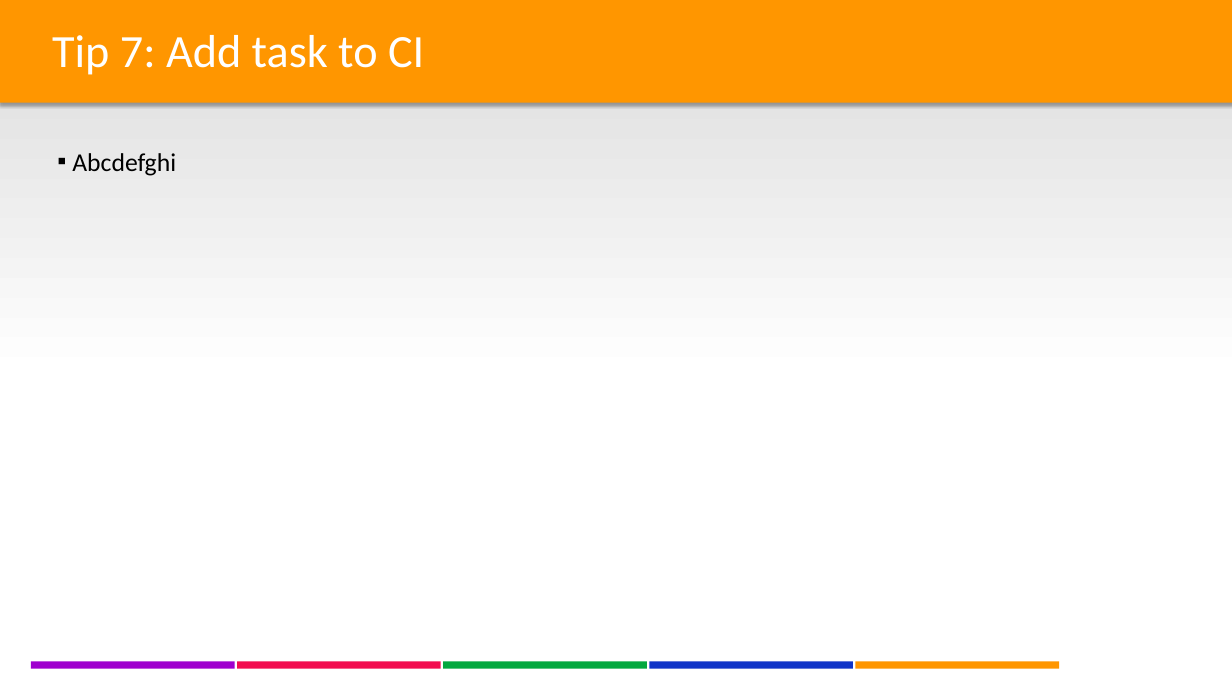
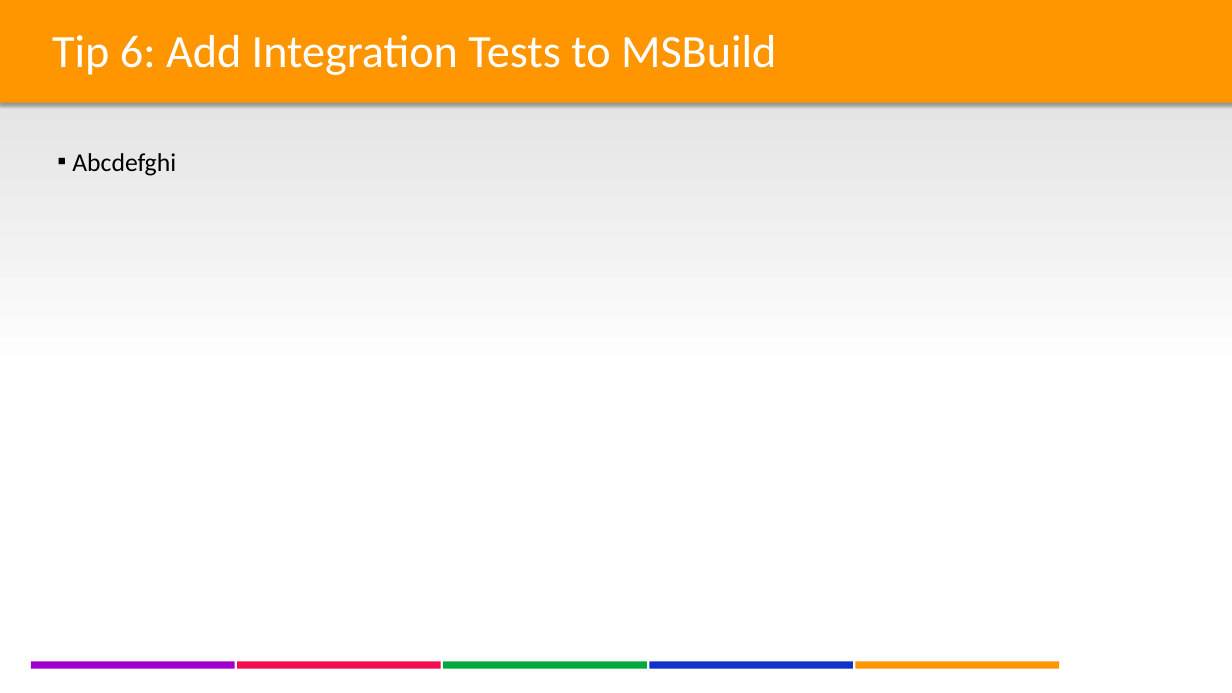
Before and after one commit to lgoldin/TestOrientedDevelopment, a slide deck: slide 16 of DesigningTestableApplications - Part II - DB Integration & Legacy Code.pptx (slide 11 before the commit). Drawn at 1232x693 pixels with LibreOffice and Linux fonts; fonts in the diff are those of the drawing; background and template pictures are left out. Boxes give left, top, right and bottom in pixels: in the first picture for what was removed or moved away, otherwise in the second. Text is boxed around its words. In the diff, an @@ line names an element or a change of style, - is before the commit and + after.

```diff
--- a/DesigningTestableApplications - Part II - DB Integration & Legacy Code.pptx
+++ b/DesigningTestableApplications - Part II - DB Integration & Legacy Code.pptx
@@ text at box(52, 35, 776, 75): text changed @@
-Tip 7: Add task to CI
+Tip 6: Add Integration Tests to MSBuild
```
Also in this commit, not shown: 5 other slides changed, 6 slides added, 1 slide removed.
